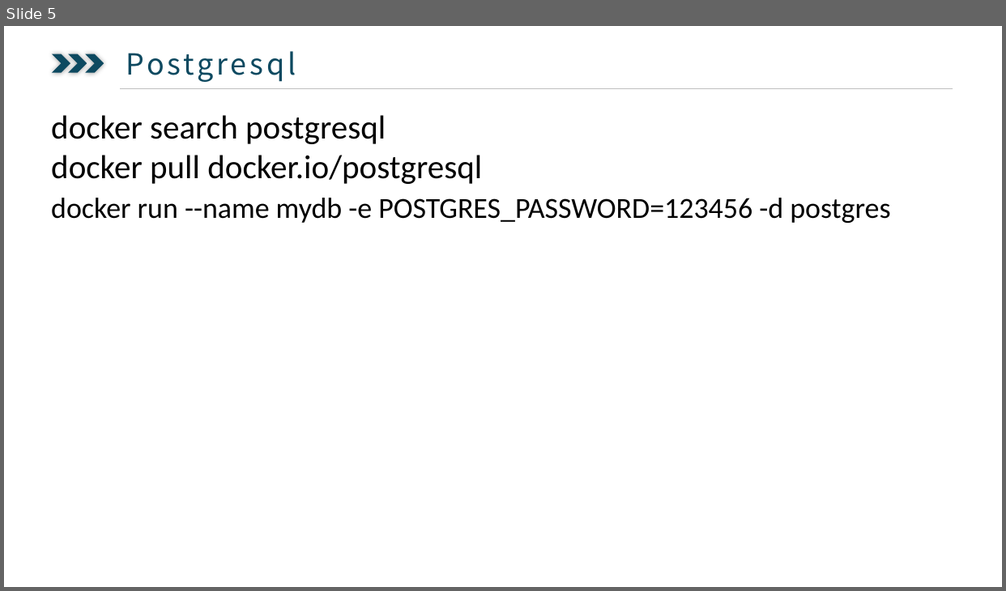
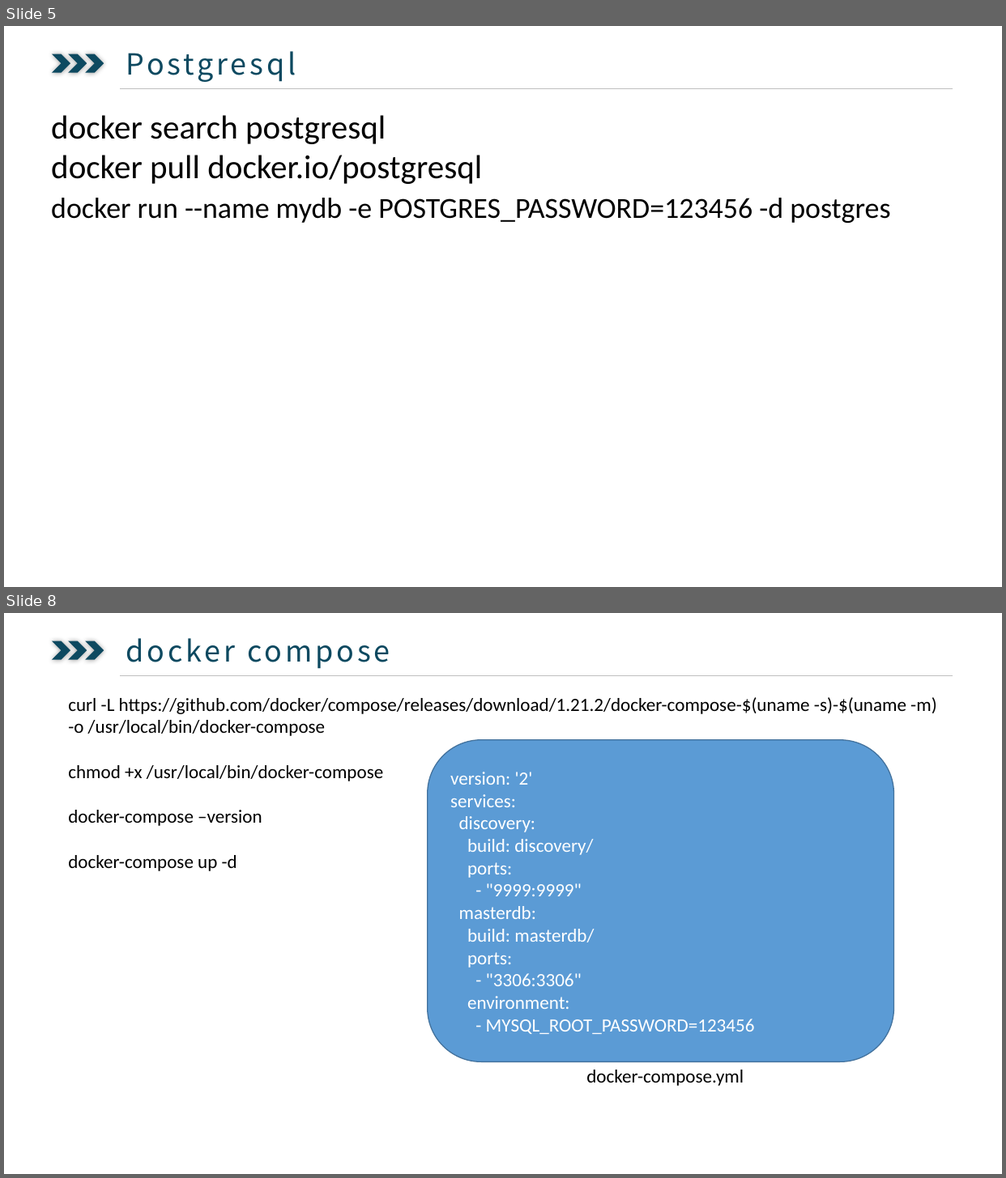
Before and after one commit to ysglyl/ppts, a slide deck: docker.pptx. Shown one above the other, each under a label of ours: slide 5 before the commit, slides 5 and 8 after it; the slides between them are not shown. The pictures are 1006x591 and 1006x1178 pixels, drawn with LibreOffice and Linux fonts; fonts in the diff are those of the drawing. Boxes give left, top, right and bottom in pixels: in the first picture for what was removed or moved away, otherwise in the second. Text is boxed around its words. In the diff, an @@ line names an element or a change of style, - is before the commit and + after.

```diff
--- a/docker.pptx
+++ b/docker.pptx
@@ slide 8 added at (4,613,1002,1174), background #FFFFFF @@
@@ text added at (120,630,554,671), 28 pt, text #0D4960 @@
+  docker compose
@@ chevron added at (52,641,70,659), fill #0D4960 @@
@@ chevron added at (68,641,87,659), fill #0D4960 @@
@@ chevron added at (86,641,104,659), fill #0D4960 @@
@@ line added from (120, 675) to (953, 675), #BFBFBF 0.5 pt @@
@@ text added at (68,697,937,871), 18 pt, text #000000 @@
+curl -L https://github.com/docker/compose/releases/download/1.21.2/docker-compose-$(uname -s)-$(uname -m)
+-o /usr/local/bin/docker-compose
+chmod +x /usr/local/bin/docker-compose
+docker-compose –version
+docker-compose up -d
@@ rounded rectangle added at (428,740,894,1063), fill #5B9BD5, outline #43739E 1 pt, 18 pt, text #FFFFFF @@
+version: '2'
+services:
+discovery:
+build: discovery/
+ports:
+- "9999:9999"
+masterdb:
+build: masterdb/
+ports:
+- "3306:3306"
+environment:
+- MYSQL_ROOT_PASSWORD=123456
@@ text added at (586,1070,744,1086), 18 pt, text #000000 @@
+docker-compose.yml
```
Also in this commit, not shown: 1 slide changed, 3 other slides added, 3 slides removed, 12 other files.
